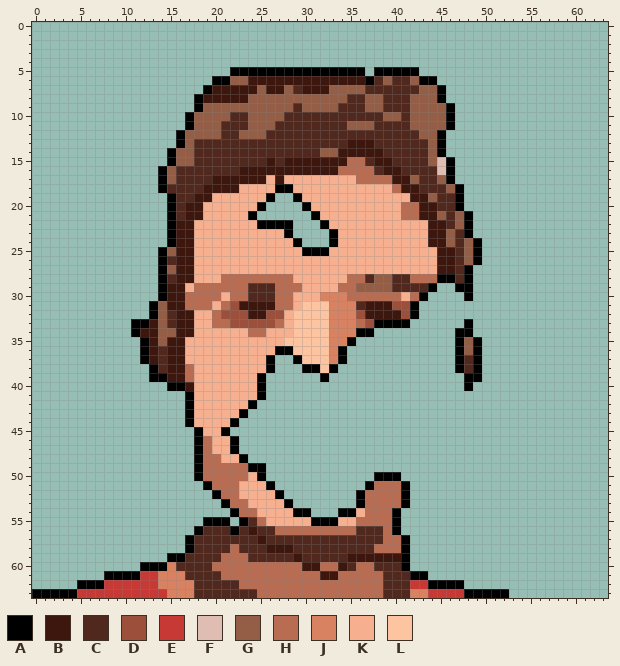
Pixel-art sprite: public/img/avatars/14843148_64x64.png. The first picture shows the starting point.
The file is 64x64 pixels. Colours within 5 levels of each other are drawn and written as one.
Palette (. is transparent): A #000000  B #3d170d  C #50281d  D #9c503b  E #c63935  F #dfbdb2  G #945d46  H #b86c51  J #d98262  K #f6b090  L #fdc4a2
And afterwards:
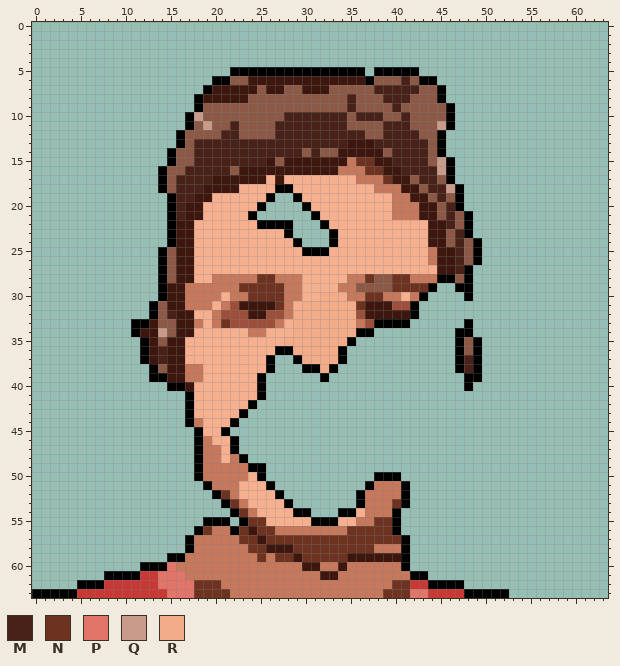
Colours new in this view: M #482118  N #6e3220  P #e1756a  Q #c99b8a  R #f2ac8a
The exact change:
colour G: #945d46 -> #8b5946
colour H: #b86c51 -> #c5785b
Changed rows in their new state; - is a pixel that keeps its letter.
first column x 14:
 6 ------------------------G-GM-------
 7 ---------------G-------GMMMMM------
 8 ---------------------MG--MMM-------
 9 ---------------G----GMG--GMG-------
10 ----Q---GG----MMMMMMMGMMM--M-------
11 -----Q-GMG---MMMMMMMM---GMMM---Q---
12 -------MM---GMMMMMMMMMMGGMMMM------
13 ----MMMMMMMMMMMMMMMMM---MMMMMM-----
14 ----MMMMMMMMMMMMGM-------GMMMM-----
15 ----MMMMMMMM-G--------NN--MMMM-Q---
16 --GMMMMMG--------------NN--MMMMQ---
17 --MMMM-------------------N---MM----
18 -GMMM-------------------HH---GMMQ--
19 --MM----------------------HH---MG--
20 --M-----------------------H----GM--
21 --M-----------------------H-----M--
22 --------------------------------M--
23 ---------------------------------M-
24 ---------------------------------M-
25 ------------------------------H--M-
26 -G----------------------------H--M-
27 ---------------------------------M-
28 -G----H----NN--H-------N--NN-----G-
29 ---H-----NNNNN------------NNNN-----
30 ----------NNNN-H--RRR--NN----------
31 -------------N--RRRRRRN------------
32 -M------------HRRRRRRR-----B-------
33 -G--H--N-------RRRRRRR-------------
34 Q--------------RRRRRRR-------------
35 --------------RRRRRRR--------------
36 M--------------RRRRR---------------
37 M---------------RRRR--------------M
38 G---H-------------R---------------M
39 ----H------------------------------
first column x 18:
44 H----
47 --H--
48 ----H
first column x 14:
52 -------N----------------------
53 --------N-----------------N---
54 ---------N--------------------
55 ----------NN------------NN----
56 -----NHH-N-NN--------NNNNN----
57 ----HHHHHNN-NNNNNNNNNNNNNNN---
58 ----HHHH-HNN---NNNNNNNNN------
59 ---HHHH---HNHNN-NNNNN---------
60 -PHHHH---------------H--HHH---
61 PPPHHHH------------------HHH--
62 PPPPNNNHH----------------HNN--
63 -PPPNNNNHHH--------------NNNPP
